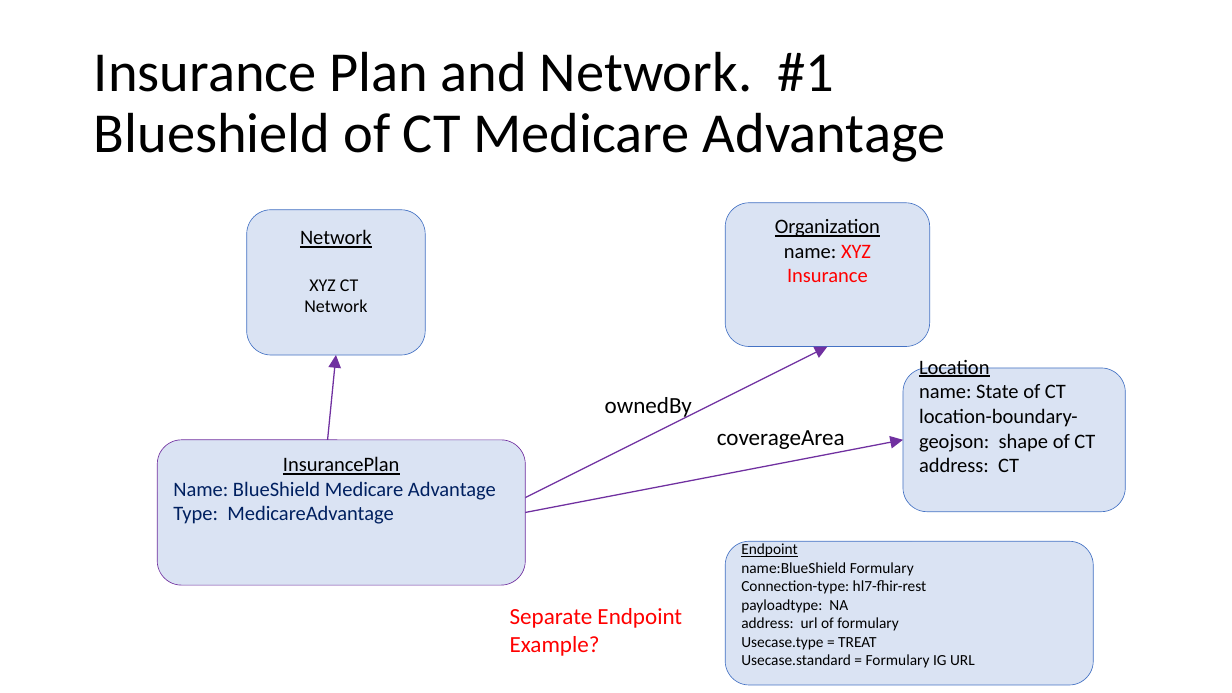
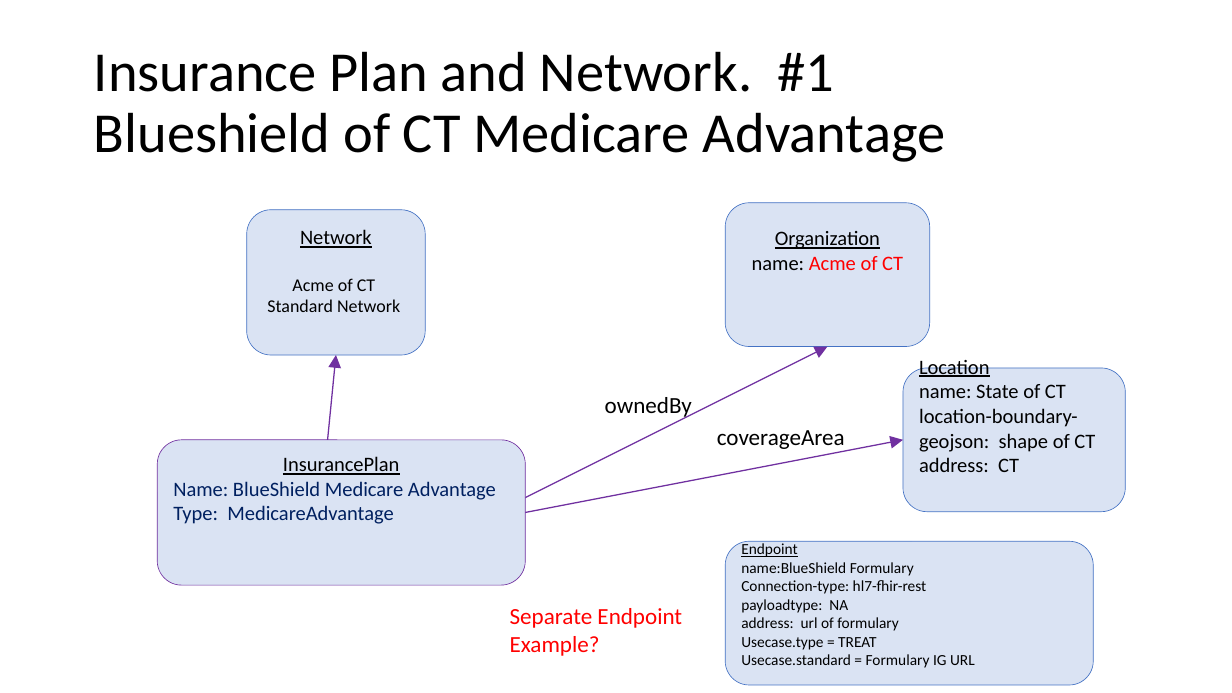
Before and after one commit to HL7/davinci-pdex-plan-net, a slide deck: slide 13 of fsh/ig-data/input/images/patterns.pptx. Drawn at 1232x693 pixels with LibreOffice and Linux fonts; fonts in the diff are those of the drawing. Boxes give left, top, right and bottom in pixels: in the first picture for what was removed or moved away, otherwise in the second. Text is boxed around its words. In the diff, an @@ line names an element or a change of style, - is before the commit and + after.

Commit message:
added Insurance Examples including Geojson

```diff
--- a/fsh/ig-data/input/images/patterns.pptx
+++ b/fsh/ig-data/input/images/patterns.pptx
@@ text in rounded rectangle at box(752, 231, 903, 270): text changed @@
-Organization
-name: XYZ Insurance
+Organization
+name: Acme of CT
@@ text in rounded rectangle at box(267, 278, 400, 312): text changed @@
-XYZ CT
-Network
+Acme of CT
+Standard Network
```
Also in this commit, not shown: 3 other slides changed, 1 slide removed, 1 other file.
